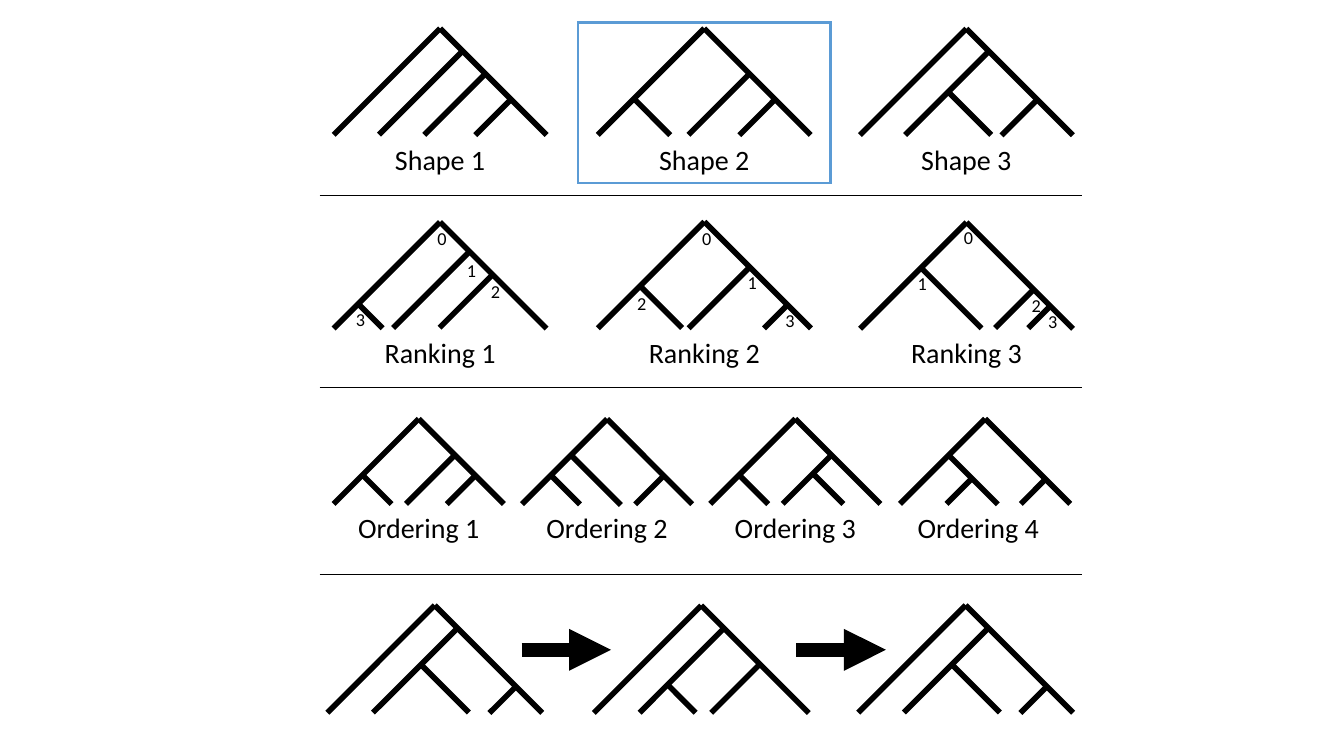
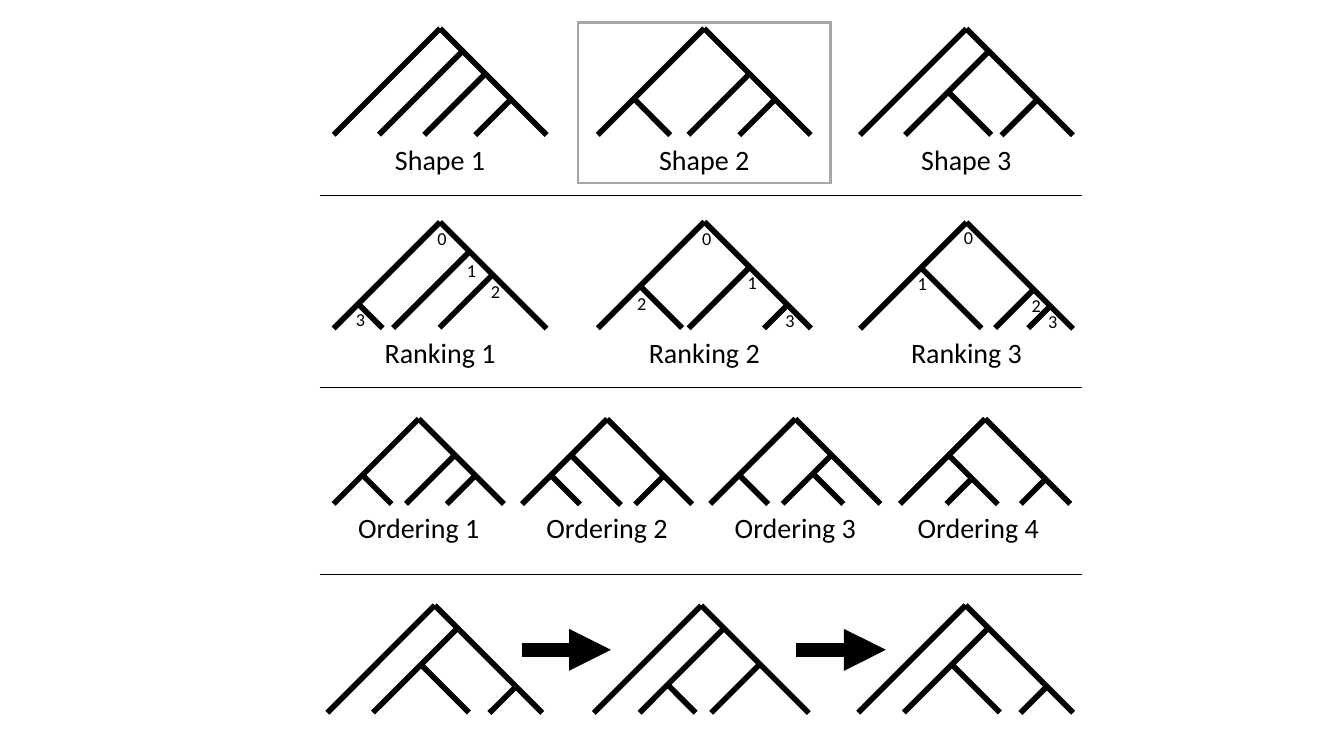
Before and after one commit to niemasd/Dual-Birth-Model, a slide deck: slide 12 of figures/model_figures.pptx (slide 10 before the commit). Drawn at 1344x756 pixels with LibreOffice and Linux fonts; fonts in the diff are those of the drawing; background and template pictures are left out. Boxes give left, top, right and bottom in pixels: in the first picture for what was removed or moved away, otherwise in the second. Text is boxed around its words. In the diff, an @@ line names an element or a change of style, - is before the commit and + after.

```diff
--- a/figures/model_figures.pptx
+++ b/figures/model_figures.pptx
@@ rectangle at (x1=578, y1=22, x2=831, y2=184): outline #5B9BD5 2 pt to #A6A6A6 2 pt @@
```
Also in this commit, not shown: 2 slides added, 3 other files.
